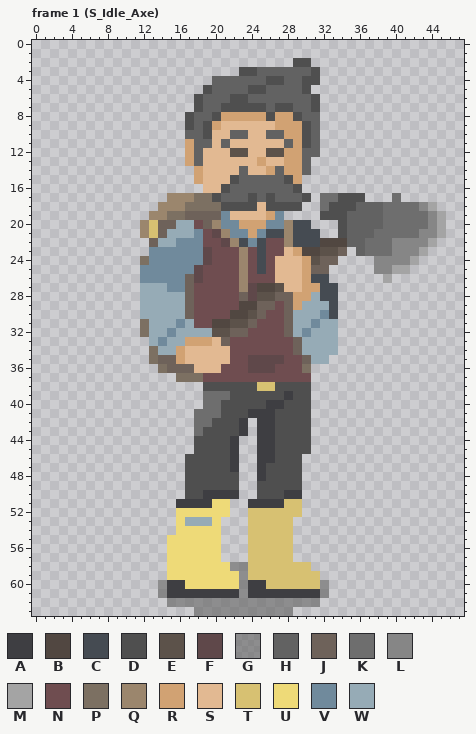
Pixel-art file, stored at Assets/Graphics/Characters/Main Character/Axe_Main.aseprite. This is how it looked before the edit.
48x64 pixels, 9 frames. Colours within 5 levels of each other are drawn and written as one. Shown: frame 1 (S_Idle_Axe). The commit also changed other frames, which this record leaves out.
Visible layers, top first: "Layer 2", "Layer 1", "straps", "head", "torso", "backpack", "legs", "shadow" opacity 60%.
Palette (. is transparent): A #3e3e42  B #514741  C #454b52  D #4f4f4f  E #5c524a  F #5f484a  G #62626299  H #626262  J #6e625a  K #6e6e6e  L #868686  M #a4a4a4  N #6f4d50  P #7c7062  Q #9b866d  R #d1a273  S #e2b992  T #d7c172  U #eeda78  V #708a9c  W #96abb6
Pixels before, frame 1 (S_Idle_Axe) (only the part around the change), first column x 8:
 9 .........DHDRSSSSSSRRRDH............
10 .........HHDSSHHSSHHRRDH............
11 .........RHHSHSSSSSSHRDH............
12 .........RHSSSEESSEERRHH............
13 .........RHSSSSSSRSSRRH.............
14 ..........RSSSSHSSRHRRH.............
15 ..........RSSSDHHHHHDR..............
16 ...........SSDHHHHHHHD..............
17 .......QQQPPDHHHDHDHHHD.KKDDD...K...
18 ......QQQPPPPDDDDSDDDD..KDDDHHHKKKKL
19 .....QQPPJJJJVSSSSRV....DDDHHHHKKKKK
20 ....QTJJWWNJQVVRRRVVQCC...DHHHHKKKKK
21 ....QTJWWWVNFQVVRVCCQCCC..DHHHKKKKKL
22 .....JWWVVVNNFQCVCNNQCCCBBBHHKKKLLLL
23 .....VVVVVVFNNNQNCNNSRBBEEJ.HKKKLLLM
24 ....PVVVVVVFNNNQNCNSSSREJJ....LLLLM.
25 ....VVVVVVFNNNNQNCNSSSRJJ.....LLMM..
26 ....VVVVVJFNNNNQNNNSSSRCC......M....
27 ....WWWVVJNNNNNQFBBESSRRCC..........
28 ....WWWWWJNNNNNJFEEJJRRWCC..........
29 ....WWWWWJNNNNNBBJJNJRWWWC..........
30 ....WWWWWJNNNNBBEJNNJWWWVC..........
31 ....PWWWVWNNBBEEJNNNJWWVWW..........
32 ....PWWVWWWWEEJJNNNNJWVWWW..........
33 .....WVWWRRRSJNNNNNNNJWWWW..........
34 .....PWWRSSSSSNNNNNNNJWWWW..........
35 .....PJJRSSSSSNNFFFFNNJWW...........
36 ......PJJJSSSNNNFFFNNNP.............
37 ........PPPNNNNNNNNNNNN.............
38 ...........DDDDDDTTDDDD.............
39 ...........KKKDDDDDDADD.............
40 ...........KKDDDDDAADDD.............
41 ..........KKKDDDAAADDDD.............
42 ..........KKDDDA.AADDDD.............
43 ..........KDDDDA.AADDDD.............
44 ..........DDDDA..AADDDD.............
45 ..........DDDDA..AADDDD.............
46 .........DDDDDA..AADDD..............
47 .........DDDDDA..ADDDD..............
48 .........DDDDDD..ADDDD..............
49 .........DDDDDD..DDDDD..............
50 .........DDAAAA..DDDAA..............
51 ........AAAAUU..AAAATT..............
52 ........UUUUUU..TTTTTT..............
53 ........UWWWU...TTTTT...............
54 ........UUUUU...TTTTT...............
55 .......UUUUUU...TTTTT...............
56 .......UUUUUU...TTTTT...............
57 .......UUUUUU...TTTTT...............
58 .......UUUUUUUGGTTTTTTT.............
59 .......UUUUUUUUGTTTTTTTT............
60 ......GAAUUUUUUGAATTTTTTG...........
61 ......GAAAAAAAAGAAAAAAAAG...........
62 .......GGGGGGGGGGGGGGGGG............
63 ..........GGGGGGGGGGG...............
Now the later version:
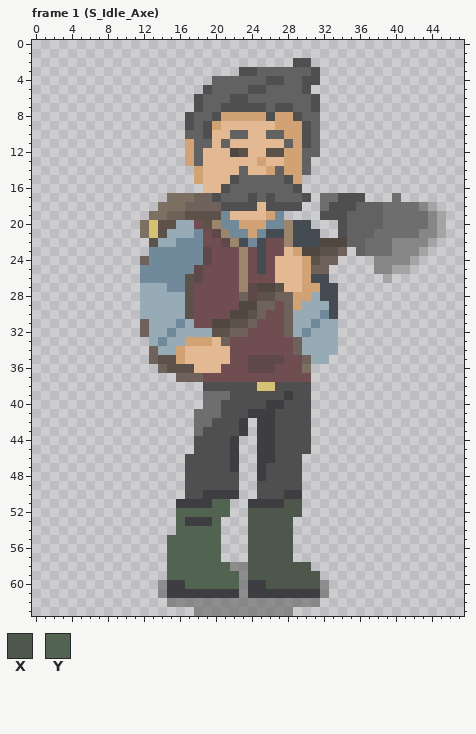
Colours new in this view: X #4e574c  Y #526351
Change:
Frame 1 (S_Idle_Axe), layer "Layer 1":
The edit turns colour W into colour A in row 53 at x 17 to 19.
The edit turns colour E into colour B in row 12 at x 22.
The edit turns colour J into colour E in row 19 at x 17 to 20; in row 20 at x 14 to 15 and 19; in row 21 at x 14; in row 22 at x 13; in rows 26 to 30 at x 17; in row 35 at x 14 to 15.
The edit turns colour J into colour E in row 36 at x 15 to 17.
The edit turns colour P into colour J in row 17 at x 18 to 19; in row 18 at x 17 to 20; in row 19 at x 15 to 16; in row 24 at x 12; in rows 31 to 32 at x 12; in rows 34 to 35 at x 13.
The edit turns colour P into colour J in row 36 at x 14; in row 37 at x 16 to 18.
The edit turns colour Q into colour P in row 17 at x 15 to 17; in row 18 at x 14 to 16; in row 19 at x 13 to 14; in rows 20 to 21 at x 12.
The edit turns colour T into colour X in row 51 at x 28 to 29; in row 52 at x 24 to 29; in rows 53 to 57 at x 24 to 28; in row 58 at x 24 to 30; in row 59 at x 24 to 31; in row 60 at x 26 to 31.
The edit turns colour U into colour Y in row 51 at x 20 to 21; in row 52 at x 16 to 21; in row 53 at x 16 and 20; in row 54 at x 16 to 20; in rows 55 to 57 at x 15 to 20; in row 58 at x 15 to 21.
The edit turns colour U into colour Y in row 59 at x 15 to 22; in row 60 at x 17 to 22.
